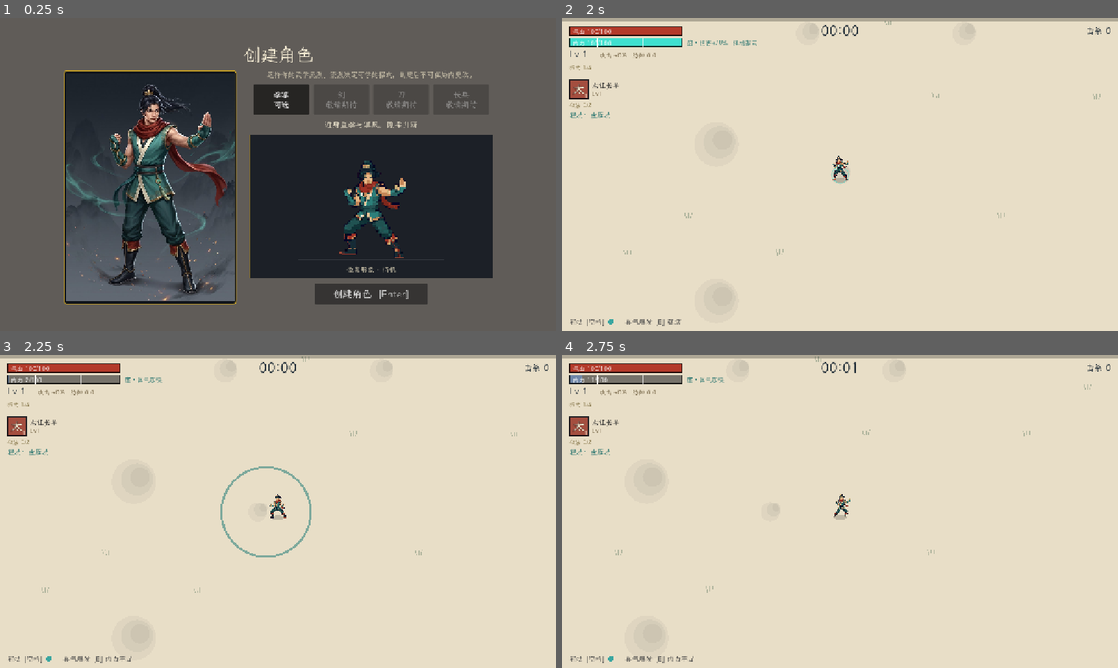
Above: before the commit, frames 1-4 (two rows, left to right).
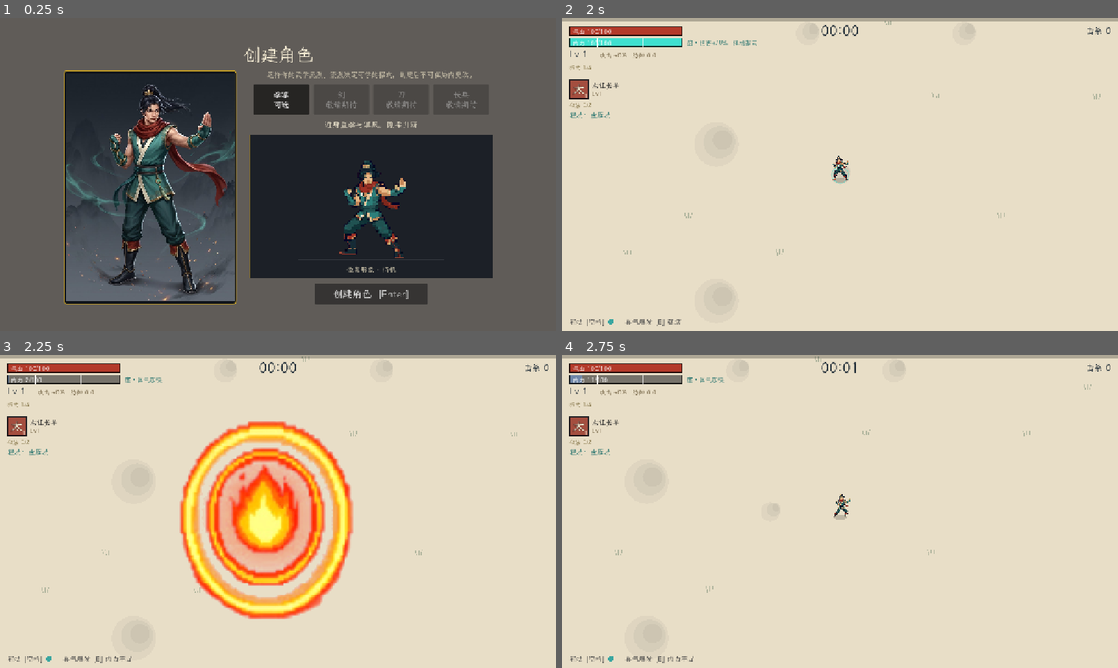
Above: after the commit, the same moments.

Repository: taykokjun-88/wuxia-survivor
Game: Godot game, scene res://scenes/main.tscn
Two runs of this game, one before a commit and one after it. Both use one fixed random seed, a clock stepped at 60 frames per second and the inputs below.
Inputs (mouse positions are in pixels of both pictures, inside the frame that each line leads up to):
- Up to frame 1 (0.25 s): no input
- Up to frame 2 (2 s): click "创建角色 [Enter]" at 0.5 s; click "开始闯荡 [Enter]" at 1.25 s
- Up to frame 3 (2.25 s): tap Enter (ui_accept) at 2 s; move the mouse to (400, 495) at 2.02 s; hold D (move_right) from 2.03 s (still down); tap E (ult) at 2.1 s; click (400, 495) at 2.17 s
- Up to frame 4 (2.75 s): keep holding D (move_right); tap Enter (ui_accept) at 2.27 s

Frames 1-2 are identical in both runs. In frame 3, 14% of the frame differs, in the area x 32-64%, y 21-85%; in frame 4, nothing differs.

Commit message:
VFX: install 10 one-shot effects (slashes, bursts, rings, halo); content-based auto-split in process_vfx; scale/forward per effect
Co-Authored-By: Claude Sonnet 5.5 <noreply@anthropic.com>
Claude-Session: https://claude.ai/code/session_01AdrMLJK1Rs8dRqXGtPMhfy

Diff:
--- a/assets/vfx/vfx.json
+++ b/assets/vfx/vfx.json
@@ -32,6 +32,77 @@
       "cell": 64,
       "loop": true,
       "world_size": 80.0
+    },
+    "slash_fist": {
+      "file": "slash_fist.png",
+      "frames": 5,
+      "fps": 24.0,
+      "cell": 192,
+      "loop": false
+    },
+    "halo_empower": {
+      "file": "halo_empower.png",
+      "frames": 4,
+      "fps": 16,
+      "cell": 128,
+      "loop": false
+    },
+    "slash_heavy": {
+      "file": "slash_heavy.png",
+      "frames": 7,
+      "fps": 22,
+      "cell": 192,
+      "loop": false,
+      "forward": 0.28
+    },
+    "burst_wind": {
+      "file": "burst_wind.png",
+      "frames": 7,
+      "fps": 22,
+      "cell": 256,
+      "loop": false
+    },
+    "burst_break": {
+      "file": "burst_break.png",
+      "frames": 7,
+      "fps": 16,
+      "cell": 256,
+      "loop": false
+    },
+    "burst_ult": {
+      "file": "burst_ult.png",
+      "frames": 8,
+      "fps": 16,
+      "cell": 256,
+      "loop": false
+    },
+    "ring_qinggong": {
+      "file": "ring_qinggong.png",
+      "frames": 6,
+      "fps": 22,
+      "cell": 256,
+      "loop": false
+    },
+    "ring_taiji": {
+      "file": "ring_taiji.png",
+      "frames": 8,
+      "fps": 18,
+      "cell": 256,
+      "loop": false
+    },
+    "burst_gold": {
+      "file": "burst_gold.png",
+      "frames": 8,
+      "fps": 20,
+      "cell": 256,
+      "loop": false
+    },
+    "burst_quake": {
+      "file": "burst_quake.png",
+      "frames": 7,
+      "fps": 20,
+      "cell": 256,
+      "loop": false
     }
   }
 }
--- a/scripts/vfx.gd
+++ b/scripts/vfx.gd
@@ -21,13 +21,13 @@
 		var e: Dictionary = list[id]
 		var tex_path := dir + "/" + str(e["file"])
 		if ResourceLoader.exists(tex_path):
-			add(str(id), load(tex_path), int(e["frames"]), float(e["fps"]), int(e["cell"]), bool(e.get("loop", false)), float(e.get("world_size", 0.0)))
+			add(str(id), load(tex_path), int(e["frames"]), float(e["fps"]), int(e["cell"]), bool(e.get("loop", false)), float(e.get("world_size", 0.0)), float(e.get("scale", 1.0)), float(e.get("forward", 0.0)))
 	return effects.size()
 
 
 ## world_size：整张格子在游戏里的边长（像素）；0 表示由调用方按招式半径等决定
-func add(id: String, tex: Texture2D, frames: int, fps: float, cell: int, loop: bool = false, world_size: float = 0.0) -> void:
-	effects[id] = {"tex": tex, "frames": maxi(1, frames), "fps": fps, "cell": cell, "loop": loop, "world_size": world_size}
+func add(id: String, tex: Texture2D, frames: int, fps: float, cell: int, loop: bool = false, world_size: float = 0.0, scale: float = 1.0, forward: float = 0.0) -> void:
+	effects[id] = {"tex": tex, "frames": maxi(1, frames), "fps": fps, "cell": cell, "loop": loop, "world_size": world_size, "scale": scale, "forward": forward}
 
 
 func has(id: String) -> bool:
--- a/scripts/vfx_layer.gd
+++ b/scripts/vfx_layer.gd
@@ -56,4 +56,7 @@
 		if sz <= 0.0:
 			sz = float(fx["r1"]) * 2.0 if fx.has("r1") else (float(fx["r"]) * 2.2 if fx.has("r") else 64.0)
 		var col: Color = fx.get("tint", Color.WHITE)
-		v.draw(self, id2, v.frame_progress(id2, prog), fx["pos"], sz, float(fx.get("angle", 0.0)), col)
+		sz *= float(v.effects[id2]["scale"])
+		var ang := float(fx.get("angle", 0.0))
+		var at: Vector2 = fx["pos"] + Vector2.from_angle(ang) * sz * float(v.effects[id2]["forward"])
+		v.draw(self, id2, v.frame_progress(id2, prog), at, sz, ang, col)
--- a/tests/shot.gd
+++ b/tests/shot.gd
@@ -178,6 +178,61 @@
 			en.max_hp = 1.0e9
 		await _advance(0.45)
 		_snap("06f_proj_" + sid)
+	# 一次性特效陈列：按游戏里实际用的参数，定格在寿命的 35% / 60%
+	w.skills.clear()
+	for e in w.enemies:
+		e.alive = false
+	w._compact_enemies()
+	w.projs.clear()
+	w.effects.clear()
+	w.god = true
+	var origin := w.player_pos
+	var specs := [
+		["slash_fist", "slash", Vector2(-330, -170), {"angle": 0.0, "r": 80.0, "arc": 1.6, "heavy": false}, 0.2],
+		["slash_heavy", "slash", Vector2(-110, -170), {"angle": 0.0, "r": 90.0, "arc": 1.9, "heavy": true}, 0.2],
+		["burst_wind", "ring", Vector2(130, -170), {"r0": 15.0, "r1": 110.0}, 0.3],
+		["burst_quake", "ring", Vector2(340, -170), {"r0": 10.0, "r1": 100.0}, 0.3],
+		["burst_gold", "ring", Vector2(-330, 10), {"r0": 10.0, "r1": 110.0}, 0.3],
+		["ring_taiji", "ring", Vector2(-110, 10), {"r0": 15.0, "r1": 100.0}, 0.45],
+		["ring_qinggong", "ring", Vector2(130, 10), {"r0": 10.0, "r1": 90.0}, 0.3],
+		["burst_break", "ring", Vector2(340, 10), {"r0": 20.0, "r1": 130.0}, 0.5],
+		["burst_ult", "ring", Vector2(-230, 200), {"r0": 20.0, "r1": 240.0}, 0.45],
+		["halo_empower", "ring", Vector2(60, 200), {"r0": 10.0, "r1": 34.0}, 0.25],
+	]
+	for prog in [0.35, 0.6]:
+		w.effects.clear()
+		for sp in specs:
+			var ex: Dictionary = (sp[3] as Dictionary).duplicate()
+			ex["vfx"] = sp[0]
+			w.add_fx(sp[1], origin + sp[2], sp[4], ex)
+			w.effects[-1]["t"] = float(sp[4]) * prog
+		await _frames(3)
+		_snap("06g_oneshots_%d" % int(prog * 100))
+	w.effects.clear()
+	# 真实战斗里的刀光：大金刚拳 / 太祖长拳，敌人在右边近处
+	for sid in ["chain_fist", "vajra_fist"]:
+		w.skills.clear()
+		w.add_skill(sid)
+		w.neili = w.st("max_neili")
+		for e in w.enemies:
+			e.alive = false
+		w._compact_enemies()
+		for i in 5:
+			var en := w._spawn_enemy("bandit", w.player_pos + Vector2(70 + 12 * i, -40 + 20 * i))
+			en.speed = 0.0
+			en.hp = 1.0e9
+			en.max_hp = 1.0e9
+		w.input_move = Vector2.ZERO
+		w.facing = Vector2.RIGHT
+		var got := false
+		for k in 240:
+			await _advance(1.0 / 60.0)
+			for fx in w.effects:
+				if str(fx["kind"]) == "slash" and float(fx["t"]) > float(fx["life"]) * 0.3:
+					got = true
+			if got:
+				break
+		_snap("06h_slash_" + sid)
 	Save.reset_character()   # 清理截图产生的存档
 	get_tree().quit()
 
Binary file added: assets/vfx/burst_break.png
Not shown, added: assets/vfx/burst_break.png.import
Binary file added: assets/vfx/burst_gold.png
Not shown, added: assets/vfx/burst_gold.png.import
Binary file added: assets/vfx/burst_quake.png
Not shown, added: assets/vfx/burst_quake.png.import
Binary file added: assets/vfx/burst_ult.png
Not shown, added: assets/vfx/burst_ult.png.import
Binary file added: assets/vfx/burst_wind.png
Not shown, added: assets/vfx/burst_wind.png.import
Binary file added: assets/vfx/halo_empower.png
Not shown, added: assets/vfx/halo_empower.png.import
(and 19 more such lines)
